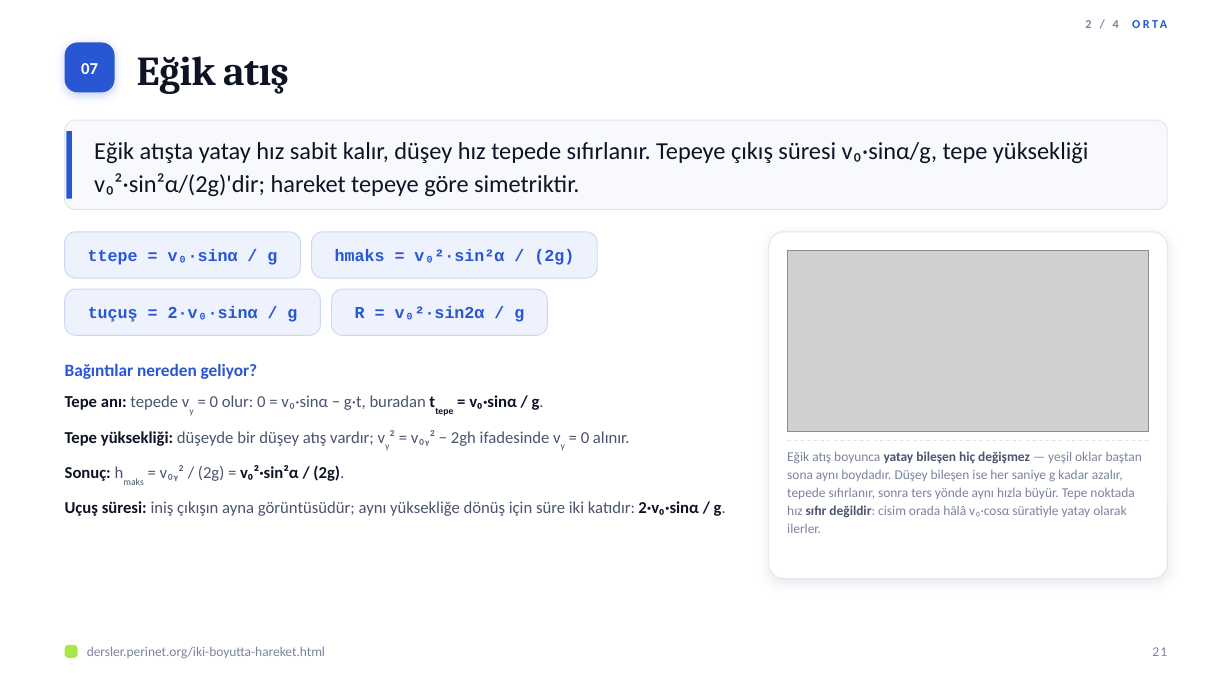
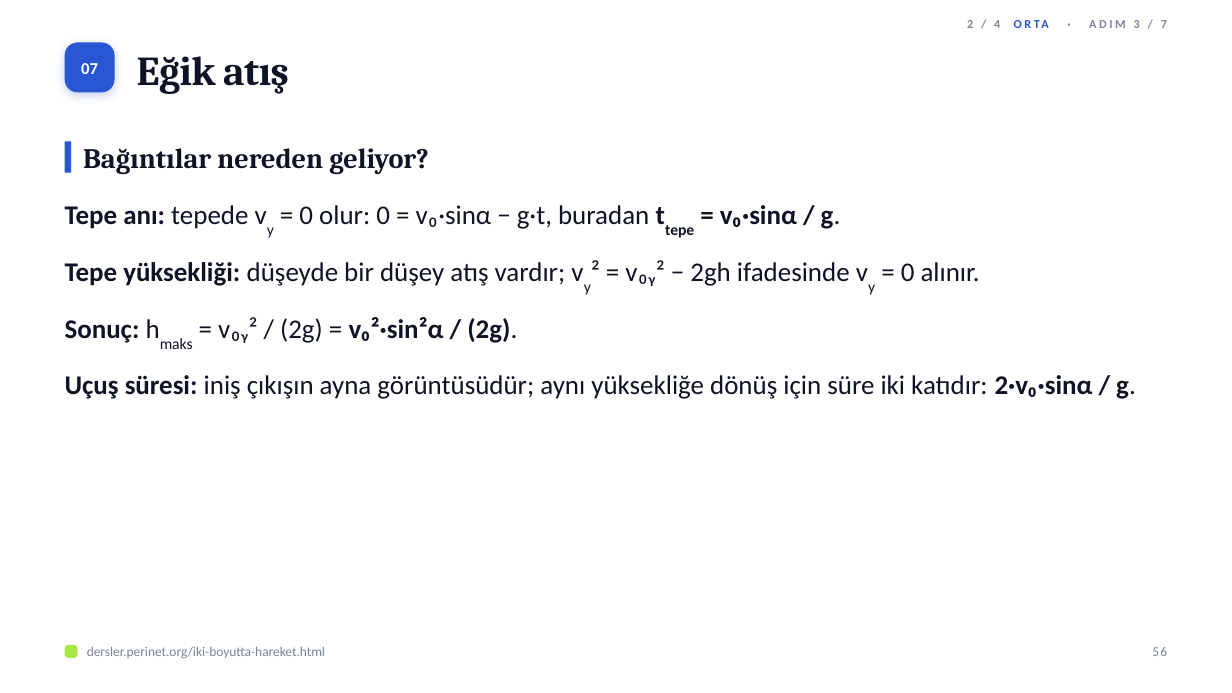
Before and after one commit to elestirmen/dersler, a slide deck: slide 56 of dist/sunum/iki-boyutta-hareket.pptx (slide 21 before the commit). Drawn at 1232x693 pixels with LibreOffice and Linux fonts; fonts in the diff are those of the drawing; grey boxes stand for pictures. Boxes give left, top, right and bottom in pixels: in the first picture for what was removed or moved away, otherwise in the second. Text is boxed around its words. In the diff, an @@ line names an element or a change of style, - is before the commit and + after.

```diff
--- a/dist/sunum/iki-boyutta-hareket.pptx
+++ b/dist/sunum/iki-boyutta-hareket.pptx
@@ text at (967,20,1167,28): text changed; text colour #2957D4 to #7B849E @@
-2 / 4 ORTA
+2 / 4 ORTA · ADIM 3 / 7
@@ rectangle: place and size @@
-rectangle at (67,131,72,199)
+rectangle at (65,141,71,173)
@@ rounded rectangle removed at (65,120,1167,210) @@
@@ text "Bağıntılar nereden geliyor?": place and size @@
-text "Bağıntılar nereden geliyor?" at (65,364,258,379)
+text "Bağıntılar nereden geliyor?" at (83,148,429,175)
@@ text "Bağıntılar nereden geliyor?" at (83,148,429,175): size 13.5 to 22 pt, font Calibri to Cambria, text colour #2957D4 to #0E1426 @@
@@ text removed at (94,142,1088,196) @@
-Eğik atışta yatay hız sabit kalır, düşey hız tepede sıfırlanır. Tepeye çıkış süresi v₀·sinα/g, tepe yüksekliği v₀²·sin²α/(2g)'dir; hareket tepeye göre simetriktir.
@@ text "Tepe anı: tepede vy = ...": place and size @@
-text "Tepe anı: tepede vy = ..." at (65,395,726,516)
+text "Tepe anı: tepede vy = ..." at (65,205,1136,399)
@@ text "Tepe anı: tepede vy = ..." at (65,205,1136,399): size 13 to 21 pt; text colour #4A5470 to #0E1426 in "tepede vy = 0 olur: 0 = ...", "düşeyde bir düşey atış vardır; vy² = ...", "hmaks = v₀ᵧ² / (2g) = (2g).", "iniş çıkışın ayna görüntüsüdür; aynı yüksekliğe dönüş ..."; more space between paragraphs @@
@@ rounded rectangle removed at (65,232,300,278) @@
@@ rounded rectangle removed at (311,232,597,278) @@
@@ rounded rectangle removed at (769,232,1167,579) @@
@@ text removed at (88,249,277,265) @@
-ttepe = v₀·sinα / g
@@ text removed at (335,249,574,265) @@
-hmaks = v₀²·sin²α / (2g)
@@ picture removed at (787,250,1149,432) @@
@@ rounded rectangle removed at (65,289,321,335) @@
@@ rounded rectangle removed at (332,289,548,335) @@
@@ text removed at (88,306,297,322) @@
-tuçuş = 2·v₀·sinα / g
@@ text removed at (355,306,524,322) @@
-R = v₀²·sin2α / g
@@ line removed from (787, 441) to (1149, 441) @@
@@ text removed at (787,451,1142,533) @@
-Eğik atış boyunca yatay bileşen hiç değişmez — yeşil oklar baştan sona aynı boydadır. Düşey bileşen ise her saniye g kadar azalır, tepede sıfırlanır, sonra ters yönde aynı hızla büyür. Tepe noktada hız sıfır değildir: cisim orada hâlâ v₀·cosα süratiyle yatay olarak ilerler.
@@ text at (1152,647,1167,656): text changed @@
-21
+56
```
Also in this commit, not shown: 30 other slides changed, 104 slides added, 12 slides removed, 22 other files.
